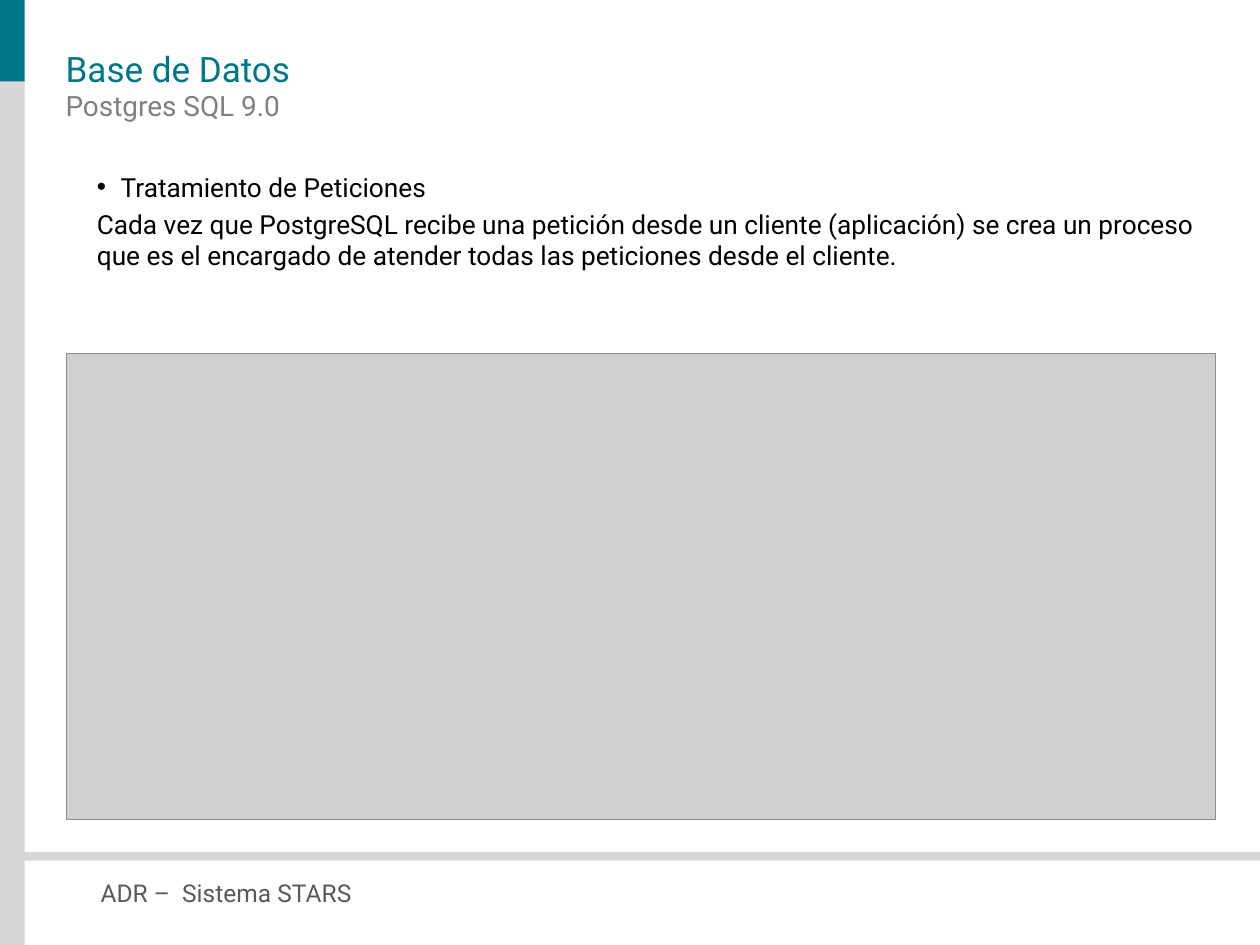
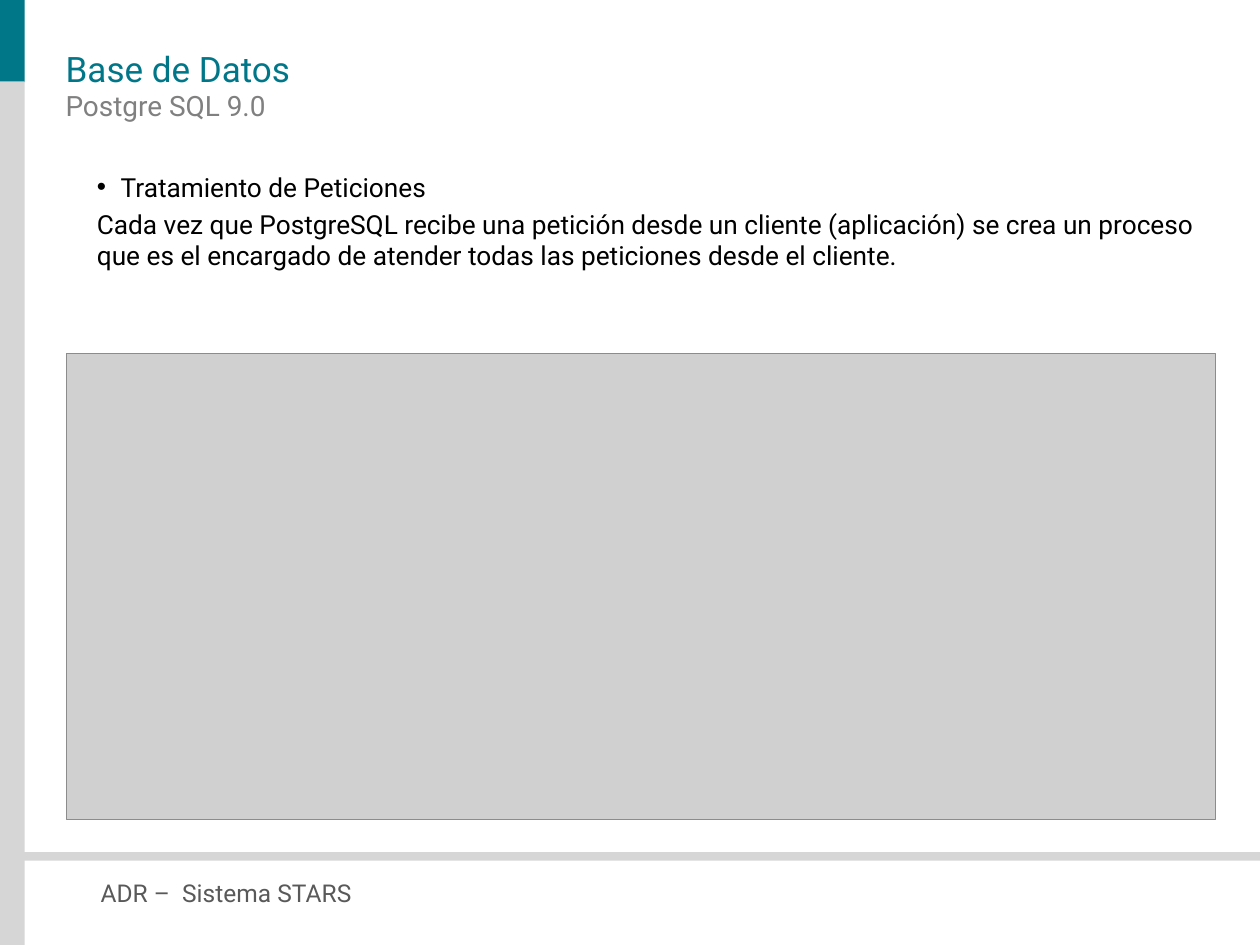
Before and after one commit to veritoreinoso/adr-2010, a slide deck: slide 9 of Presentacion.pptx. Drawn at 1260x945 pixels with LibreOffice and Linux fonts; fonts in the diff are those of the drawing; grey boxes stand for pictures. Boxes give left, top, right and bottom in pixels: in the first picture for what was removed or moved away, otherwise in the second. Text is boxed around its words. In the diff, an @@ line names an element or a change of style, - is before the commit and + after.

```diff
--- a/Presentacion.pptx
+++ b/Presentacion.pptx
@@ text at <box>66,96,266,122</box>: text changed @@
-Postgres SQL 9.0
+Postgre SQL 9.0
```
Also in this commit, not shown: 1 other slide changed, 1 other file.
